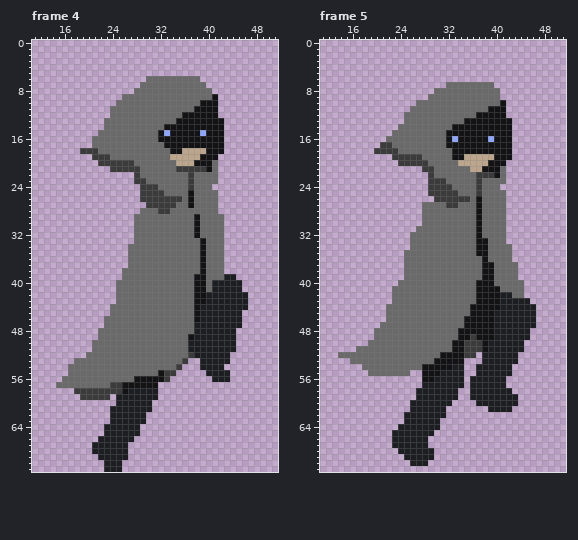
One commit to this pixel-art file: Wizard Slash/Assets/Sprites/Wiz/wiz_jump.aseprite. Above is the file before it was changed.
64x72 pixels, 9 frames. Shown: frame 4: x 11..51, y 0..71; frame 5: x 11..51, y 0..71. The commit also changed other frames, which this record leaves out.
Once edited:
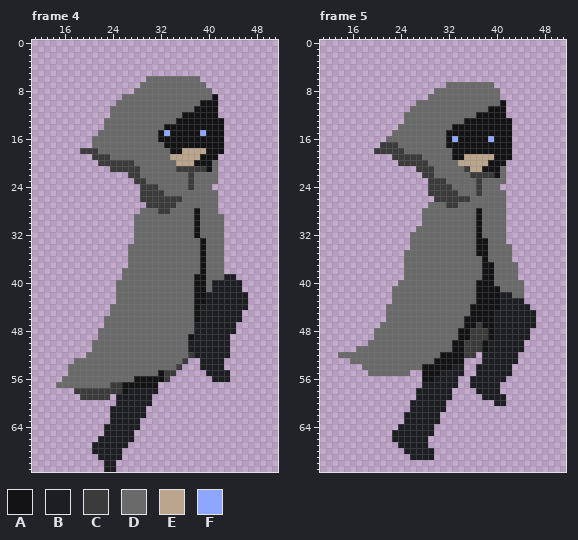
Palette (. is transparent): A #131315  B #1d1e22  C #3b3b3b  D #6a6a6a  E #bba58d  F #8fa6ff
Changes in this commit:
--- frame 4
@@ x 25..40 @@
 21 CCCCDDDDDDCCCCCA
-22 ...CDDDDDDDDCDDD
+22 ..CCDDDDDDDDCDDD
 23 ...CCDDDDDDDCDDD
 24 ....CCCDDDDDCDDD
-25 ....CCCCDDDDADDD
-26 ....CCCCCCCDADDD
-27 .....CCCCCDDADDD
-28 ....DDDCCDDDDDDD
+25 ....CCCCDDDDDDDD
+26 ....CCCCCCCDDDDD
+27 .....CCCCCDDDDDD
+28 ....DDDCCDDDDADD
 29 ...DDDDDDDDDDADD
@@ x 41..47 @@
 46 BBBBB..
-47 BBBBB..
+47 BBBB...
 48 BBBB...
-49 BBBB...
-50 BBBB...
-51 BBBB...
+49 BBB....
+50 BBB....
+51 BBB....
 52 BBB....
-53 BBB....
+53 BB.....
 54 BB.....
@@ x 23..33 @@
 58 CCCABBBBB..
-59 C.BBBBBBB..
+59 C.BBBBBB...
 60 ..BBBBBB...
-61 .BBBBBBB...
+61 .BBBBBB....
 62 .BBBBBB....
-63 .BBBBBB....
+63 .BBBBB.....
 64 BBBBBB.....
-65 BBBBBB.....
+65 BBBBB......
 66 BBBBB......
 67 BBBB.......
-68 BBBB.......
-69 BBBB.......
-70 BBB........
-71 BBB........
+68 BBB........
+69 BBB........
+70 BB.........
+71 BB.........
--- frame 5
@@ x 21..38 @@
 16 .DDDDDDDDDDAFAAAAA
-17 CCDDDDDDDDDAAAAAAA
-18 CCCDDDDDDDDDAAAAAA
+17 CCCDDDDDDDDAAAAAAA
+18 CCCCDDDDDDDDAAAAAA
 19 ..CCCCCDDDDDAAEEEE
 20 ...CCCCCDDDDDEEEEE
-21 .......CCDDDDDDEEA
-22 ........CDDDDDDDCC
+21 ......CCCDDDDDCEEA
+22 .......CCDDDDDDCCC
 23 ........CCCDDDDDCD
@@ x 26..39 @@
 25 ...CCCCCDDDCDD
-26 ....CCCCCCDADD
-27 ..DDDDCCDDDADD
+26 ....CCCCCCDDDD
+27 ...DDDCCDDDDDD
 28 ..DDDDDDDDDADD
@@ x 34..48 @@
 42 DDDAAAABBDD....
-43 DDDAAAABBBBB...
-44 DDAAAAABBBBBB..
+43 DDDAAAABBBB....
+44 DDAAAAABBBBB...
 45 DDAAAABBBBBBB..
 46 DAAAAABBBBBBB..
-47 DAAAAABBBBBBB..
-48 AAAAAABBBBBB...
-49 AACAAABBBBBB...
+47 DAACAABBBBBBB..
+48 AACCCABBBBBB...
+49 AACCCABBBBBB...
 50 ACCCABBBBBB....
@@ x 21..45 @@
 55 DDDDD..AAABBBB..BBBBBB...
-56 .......AABBBBB.BBBBBB....
-57 .......BBBBBBB.BBBBBB....
-58 ......BBBBBBB..BBBBBBB...
-59 ......BBBBBBB..BBBBBBBB..
-60 .....BBBBBBB....BBBBBBB..
-61 .....BBBBBB.......BBBB...
-62 ....BBBBBBB..............
+56 .......AABBBB..BBBBBB....
+57 .......BBBBBB..BBBBB.....
+58 ......BBBBBB....BBBB.....
+59 ......BBBBBB.....BBBB....
+60 .....BBBBBB........BB....
+61 .....BBBBBB..............
+62 ....BBBBBB...............
 63 ....BBBBBB...............
-64 ...BBBBBBB...............
+64 ...BBBBBB................
 65 ..BBBBBBB................
 66 ..BBBBBB.................
-67 ..BBBBBB.................
-68 ...BBBBBB................
-69 ....BBBBB................
-70 .....BBB.................
+67 ...BBBBB.................
+68 ....BBBBB................
+69 .....BBBB................
+70 .........................
 71 .........................
